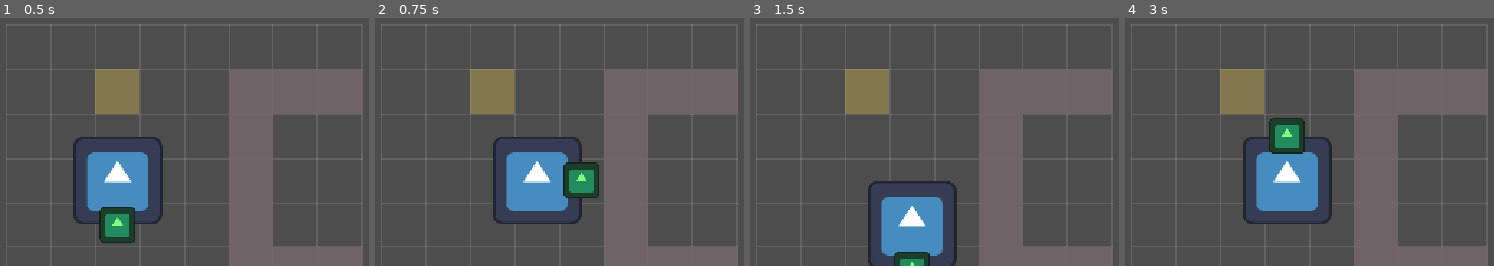
Above: before the commit, frames 1-4 (left to right).
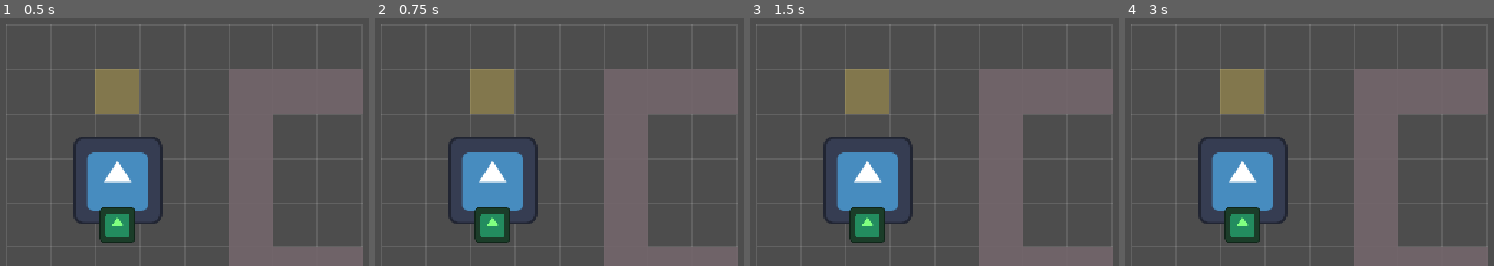
Above: after the commit, the same moments.

Repository: sigunthedeer/icg
Game: Godot game, scene res://puzzle.tscn
Two runs of this game, one before a commit and one after it. Both use one fixed random seed, a clock stepped at 60 frames per second and the inputs below. This scene is started directly instead of the project's main scene. The engine's default icon, where the game draws it, is replaced by a stand-in: a white triangle on a blue panel in a dark square.
Inputs:
- Up to frame 1 (0.5 s): no input
- Up to frame 2 (0.75 s): tap Enter at 0.5 s; hold Right (ui_right) from 0.53 s (still down); tap R at 0.6 s
- Up to frame 3 (1.5 s): tap Space at 1.25 s; release Right (ui_right) at 1.28 s; hold Down (ui_down) from 1.28 s (still down); tap R at 1.35 s
- Up to frame 4 (3 s): tap Enter at 2 s; release Down (ui_down) at 2.03 s; hold Right (ui_right) 2.03-2.78 s; tap R at 2.1, 2.85 s; tap Space at 2.75 s; hold Up (ui_up) from 2.78 s (still down)

Frame 1 is identical in both runs. In frame 2, 9.5% of the frame differs, in the area x 19-61%, y 47-91%; in frame 3, 10%, in the area x 19-57%, y 47-100%; in frame 4, 9.6%.

Commit message:
Reset key + move counter

Diff:
--- a/puzzle.gd
+++ b/puzzle.gd
@@ -17,10 +17,18 @@
 	Vector2i(6, 5), Vector2i(7, 5),   # ground blocks
 ]
 
+var start_cat: Vector2i
+var start_pots: Array[Vector2i]
+var moves := 0
+
 @onready var cat: Sprite2D = $Cat
 var pot_sprites: Array[Sprite2D] = []
+var move_label: Label
 
 func _ready() -> void:
+	start_cat = cat_cell
+	start_pots = pots.duplicate()
+
 	for i in pots.size():
 		var s := Sprite2D.new()
 		s.texture = cat.texture
@@ -28,9 +36,19 @@
 		s.modulate = Color(0.5, 1.0, 0.5)
 		add_child(s)
 		pot_sprites.append(s)
+
+	move_label = Label.new() # on-screen counter
+	move_label.position = Vector2(8, 8)
+	add_child(move_label)
+
 	_refresh()
 
 func _unhandled_input(event: InputEvent) -> void:
+	# R = reset the puzzle.
+	if event is InputEventKey and event.pressed and not event.echo and event.keycode == KEY_R:
+		_reset()
+		return
+
 	# one key press = one step. Fires only on the frame the key goes down.
 	var step := Vector2i.ZERO
 	if event.is_action_pressed("ui_right"): step = Vector2i(1, 0)
@@ -52,6 +70,7 @@
 			return # wall, edge or another pot behind -> can't push
 		pots[pot_index] = behind
 	cat_cell = target
+	moves += 1 # count each real step
 	_refresh()
 	_check_win()
 
@@ -60,6 +79,13 @@
 	if c.x < 0 or c.x >= COLS or c.y < 0 or c.y >= ROWS:
 		return true
 	return walls.has(c)
+
+func _reset() -> void:
+	cat_cell = start_cat
+	pots = start_pots.duplicate()
+	moves = 0
+	modulate = Color.WHITE # clear the win flash
+	_refresh()
 
 func _check_win() -> void:
 	if pots[0] == goal:
@@ -81,8 +107,8 @@
 		draw_line(Vector2(x * CELL_SIZE, 0), Vector2(x * CELL_SIZE, ROWS * CELL_SIZE), line)
 	for y in range(ROWS + 1):
 		draw_line(Vector2(0, y * CELL_SIZE), Vector2(COLS * CELL_SIZE, y * CELL_SIZE), line)
-	for w in walls:                       # walls = the building, solid blocks
+	for w in walls:
 		var p := _cell_to_px(w) - Vector2(CELL_SIZE, CELL_SIZE) * 0.5
 		draw_rect(Rect2(p, Vector2(CELL_SIZE, CELL_SIZE)), Color(0.45, 0.4, 0.42, 0.9), true)
 	var g := _cell_to_px(goal) - Vector2(CELL_SIZE, CELL_SIZE) * 0.5
-	draw_rect(Rect2(g, Vector2(CELL_SIZE, CELL_SIZE)), Color(1, 0.85, 0.3, 0.3), true)  # goal ledge
+	draw_rect(Rect2(g, Vector2(CELL_SIZE, CELL_SIZE)), Color(1, 0.85, 0.3, 0.3), true)
